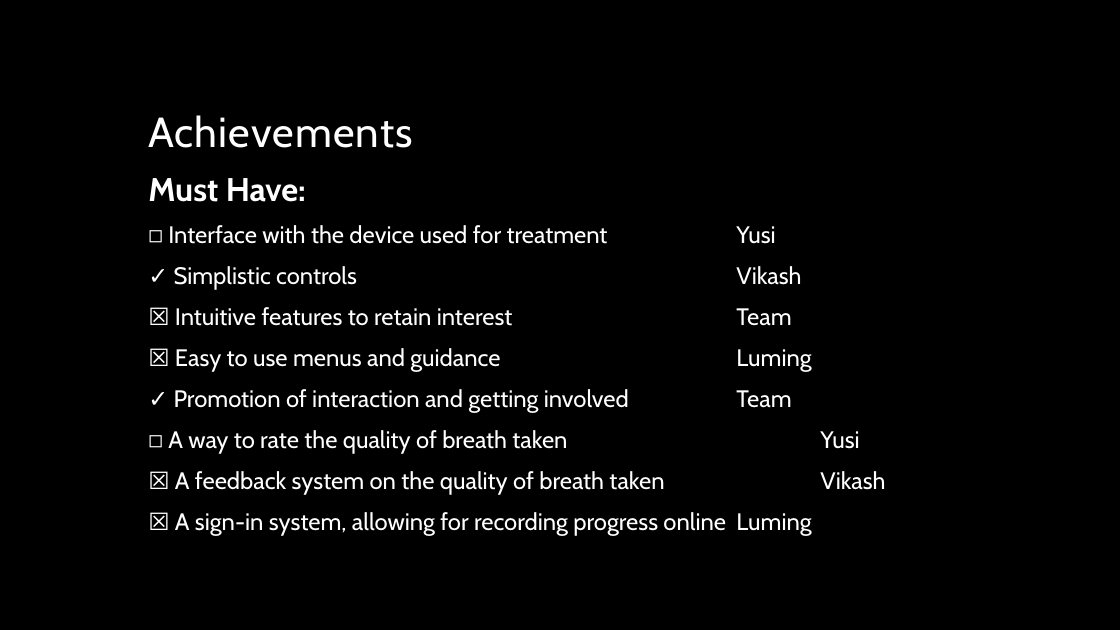
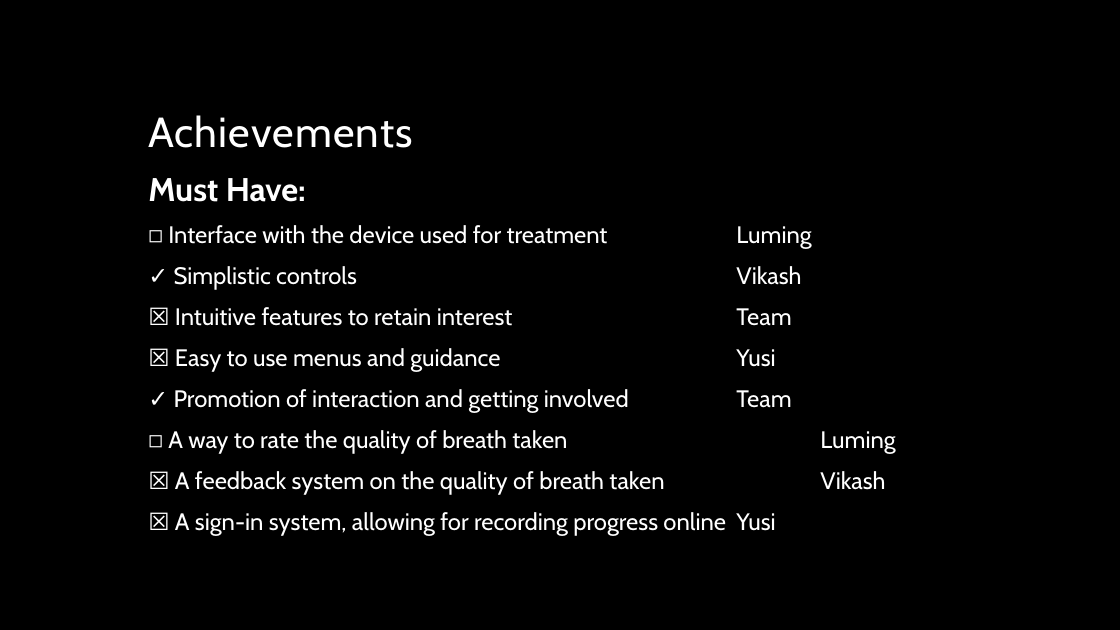
Before and after one commit to UCLComputerScience/103P_2018_team37_MagicBook, a slide deck: slide 3 of Documentation/03. 8th March Demo.pptx. Drawn at 1120x630 pixels with LibreOffice and Linux fonts; fonts in the diff are those of the drawing; background and template pictures are left out. Boxes give left, top, right and bottom in pixels: in the first picture for what was removed or moved away, otherwise in the second. Text is boxed around its words. In the diff, an @@ line names an element or a change of style, - is before the commit and + after.

```diff
--- a/Documentation/03. 8th March Demo.pptx
+++ b/Documentation/03. 8th March Demo.pptx
@@ text at bbox=[168, 225, 811, 249]: text changed @@
-◻ Interface with the device used for treatment Yusi
+◻ Interface with the device used for treatment Luming
@@ text at bbox=[175, 348, 775, 372]: text changed @@
-☒ Easy to use menus and guidance Luming
+☒ Easy to use menus and guidance Yusi
@@ text at bbox=[168, 430, 895, 454]: text changed @@
-◻ A way to rate the quality of breath taken Yusi
+◻ A way to rate the quality of breath taken Luming
@@ text at bbox=[175, 512, 775, 536]: text changed @@
-☒ A sign-in system, allowing for recording progress online Luming
+☒ A sign-in system, allowing for recording progress online Yusi
```
Also in this commit, not shown: 2 other slides changed, 37 other files.
